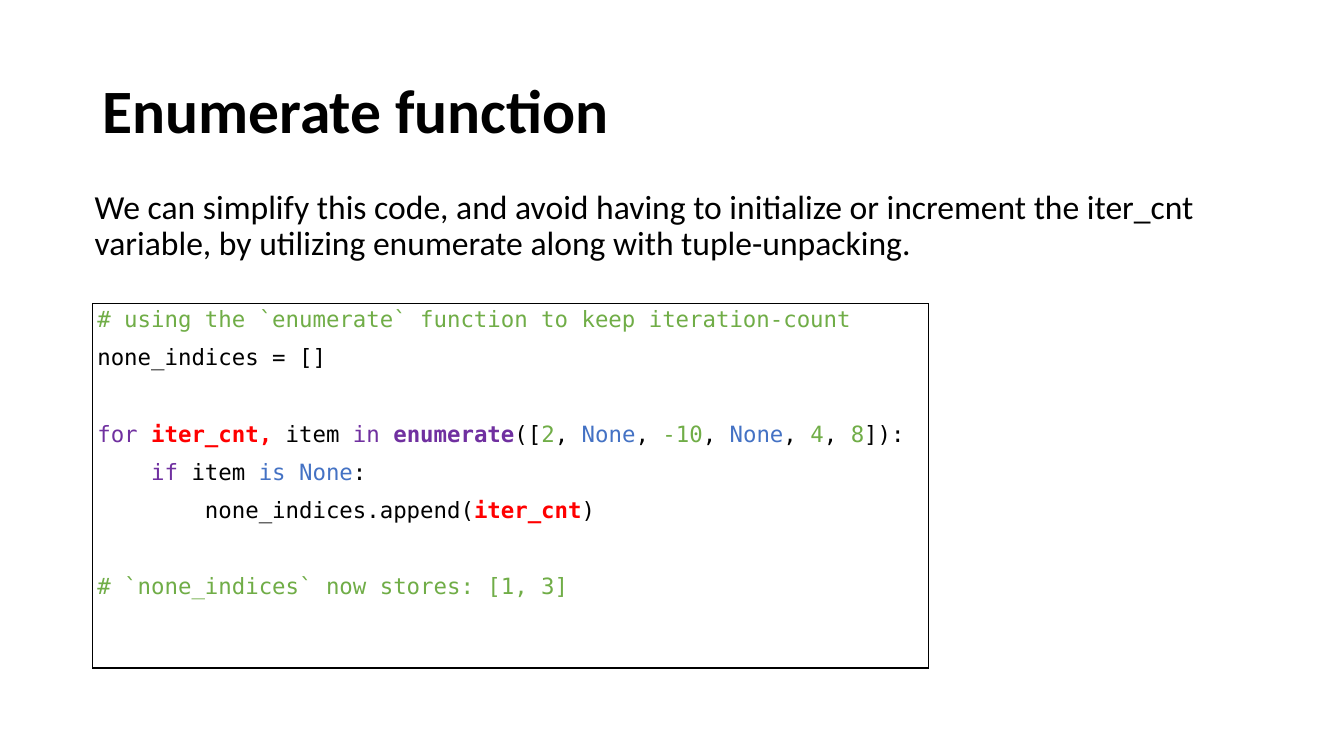
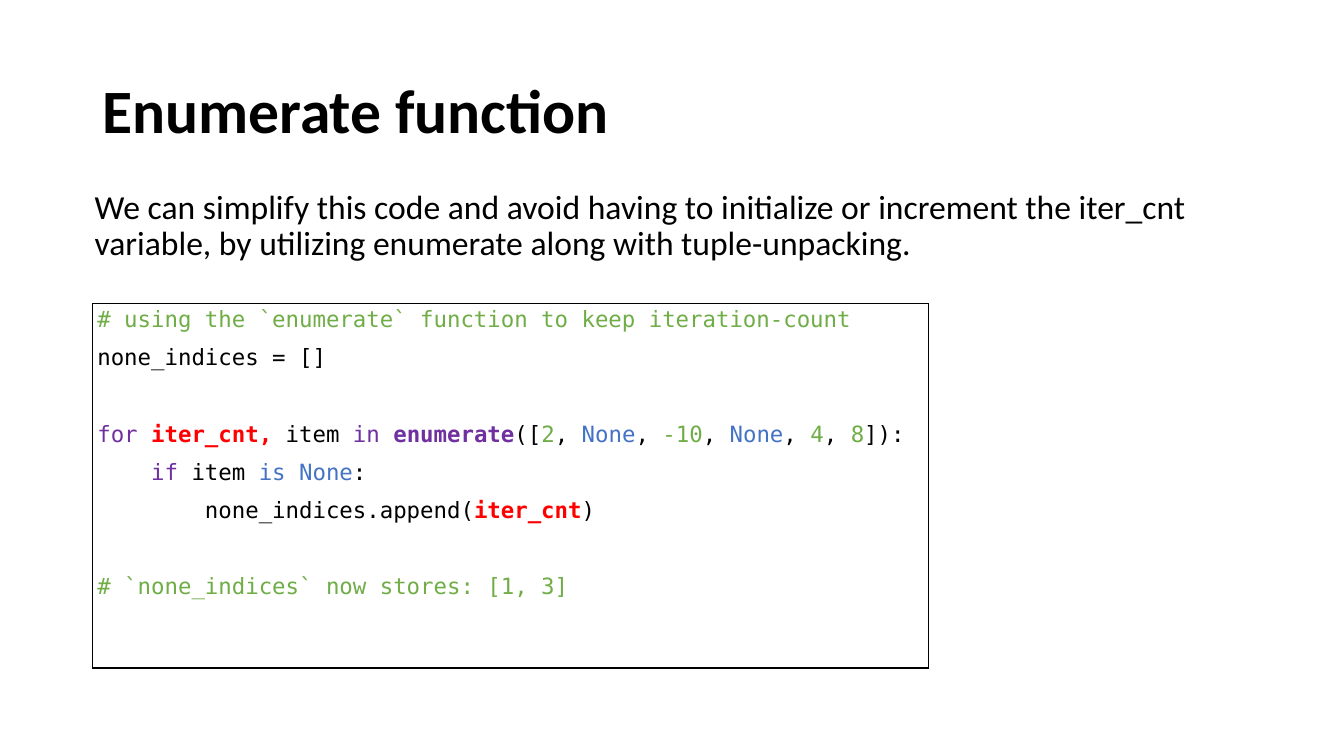
Before and after one commit to UCLL-PR2/exercises, a slide deck: slide 24 of 03-iterable&generators/programming2_iterable.pptx (slide 18 before the commit). Drawn at 1344x756 pixels with LibreOffice and Linux fonts; fonts in the diff are those of the drawing. Boxes give left, top, right and bottom in pixels: in the first picture for what was removed or moved away, otherwise in the second. Text is boxed around its words. In the diff, an @@ line names an element or a change of style, - is before the commit and + after.

Commit message:
slide

```diff
--- a/03-iterable&generators/programming2_iterable.pptx
+++ b/03-iterable&generators/programming2_iterable.pptx
@@ text at (95,195,1186,261): text changed @@
-  We can simplify this code, and avoid having to initialize or increment the iter_cnt variable, by utilizing enumerate along with tuple-unpacking.
+  We can simplify this code and avoid having to initialize or increment the iter_cnt variable, by utilizing enumerate along with tuple-unpacking.
```
Also in this commit, not shown: 4 other slides changed, 6 slides added, 1 slide removed, 1 other file.
